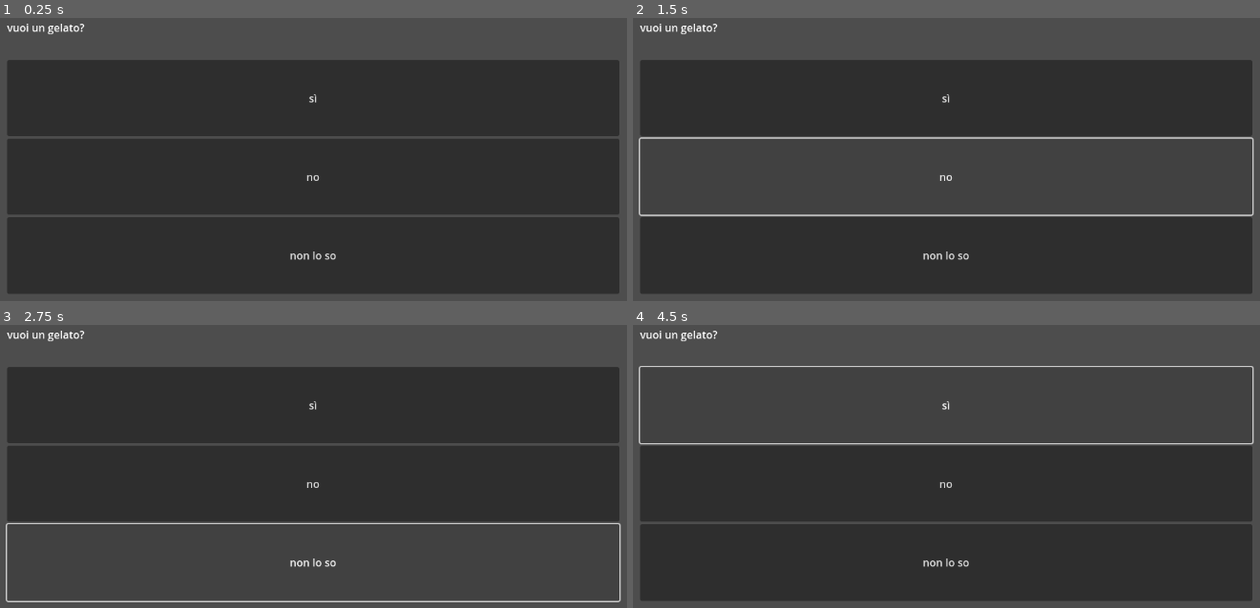
Above: before the commit, frames 1-4 (two rows, left to right).
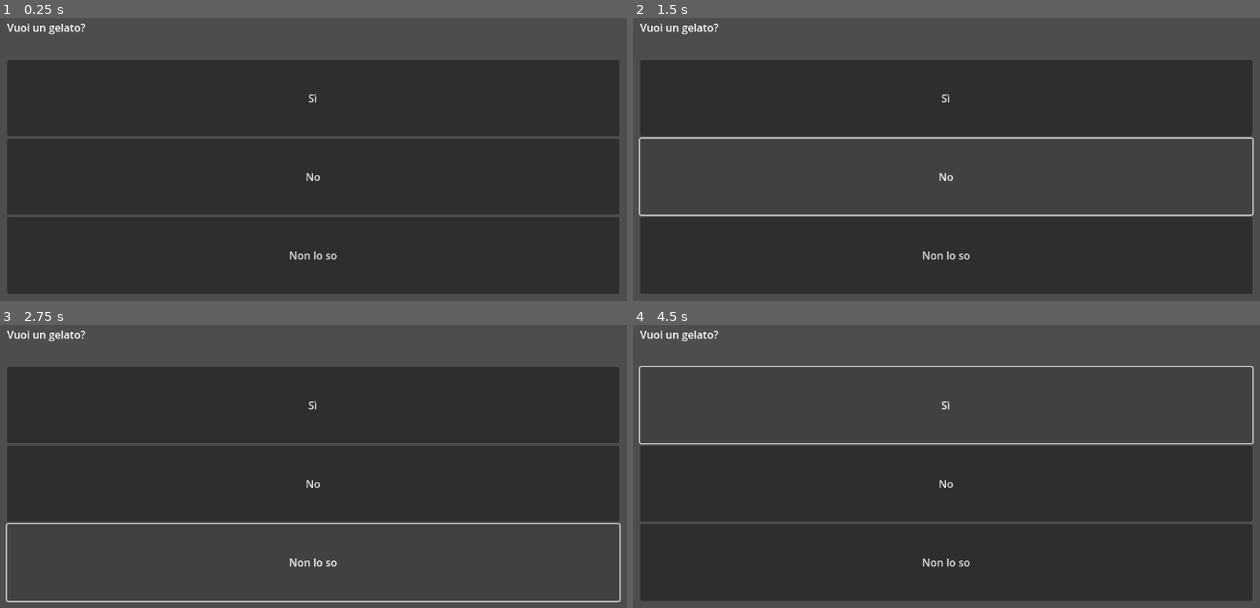
Above: after the commit, the same moments.

Repository: Tech-Workers-Coalition-Italia/twc-game
Game: Godot game, scene res://assets/main_node.tscn
Two runs of this game, one before a commit and one after it. Both use one fixed random seed, a clock stepped at 60 frames per second and the inputs below. The project has no main scene, so this scene is started directly.
Inputs:
- Up to frame 1 (0.25 s): no input
- Up to frame 2 (1.5 s): click "sì" (after the commit: "Sì") at 0.5 s; click "no" (after the commit: "No") at 1.25 s
- Up to frame 3 (2.75 s): click "non lo so" (after the commit: "Non lo so") at 2 s
- Up to frame 4 (4.5 s): click "sì" (after the commit: "Sì") at 2.75 s; click "non lo so" (after the commit: "Non lo so") at 3.5 s; click "sì" (after the commit: "Sì") at 4.25 s

The runs differ from the first frame. In frame 1, 0.4% of the frame differs, in the area x 1-54%, y 2-86%; in frame 2, 0.4%; in frame 3, 0.4%; in frame 4, 0.4%.

Commit message:
feat: load questions text from json

Diff:
--- a/assets/dialog_container.gd
+++ b/assets/dialog_container.gd
@@ -2,20 +2,27 @@
 
 signal button1_pressed
 
+var questions = read_questions()
+var questions_number = questions["questions"].size()
+var questions_counter = 0
+
 # Called when the node enters the scene tree for the first time.
 func _ready() -> void:
-	$QuestionLabel.text = "vuoi un gelato?"
-	$ChoicesContainer/ChoiceButton1.text = "sì"
-	$ChoicesContainer/ChoiceButton2.text = "no"
-	$ChoicesContainer/ChoiceButton3.text = "non lo so"
+	for q in questions["questions"]:
+		print(q["question"]["text"])
 
-	$ChoicesContainer/ChoiceButton1.pressed.connect(on_press_event)
+	var question = next_question()
+	match typeof(question):
+		TYPE_DICTIONARY:
+			$QuestionLabel.text = question["question"]["text"]
+			$ChoicesContainer/ChoiceButton1.text = question["answers"][0]["text"]
+			$ChoicesContainer/ChoiceButton2.text = question["answers"][1]["text"]
+			$ChoicesContainer/ChoiceButton3.text = question["answers"][2]["text"]
+
+			$ChoicesContainer/ChoiceButton1.pressed.connect(on_press_event)
 
 	#config.set_value("Player.Features.Stats", "hp", 100)
 	#config.save("res://assets/questions.cfg")
-	var questions = read_questions()
-	for k in questions.keys():
-		print(questions[k])
 
 # Called every frame. 'delta' is the elapsed time since the previous frame.
 func _process(delta: float) -> void:
@@ -26,6 +33,13 @@
 	button1_pressed.emit()
 	pass
 
+func next_question() -> Variant:
+	if questions_counter >= questions_number:
+		return "questions terminated"
+	var res = questions["questions"][questions_counter]
+	questions_counter += 1
+	return res
+
 func read_questions() -> Dictionary:
 	var file = FileAccess.open("res://questions.json", FileAccess.READ)
 	var content = file.get_as_text()
--- a/questions.json
+++ b/questions.json
@@ -1,3 +1,41 @@
 {
-	"key": "value"
+	"questions": [
+		{
+			"question": {
+				"text": "Vuoi un gelato?"
+			},
+			"answers": [
+				{
+					"text": "Sì",
+					"bonus": {
+						"happiness": 10,
+						"stamina": 2
+					},
+					"malus": {
+						"fitness": 3
+					}
+				},
+				{
+					"text": "No",
+					"bonus": {
+						"time": 2
+					},
+					"malus": {
+						"happiness": 4,
+						"stamina": 1
+					}
+				},
+				{
+					"text": "Non lo so",
+					"bonus": {
+					},
+					"malus": {
+						"time": 1,
+						"happiness": 2,
+						"stamina": 2
+					}
+				}
+			]
+		}
+	]
 }
